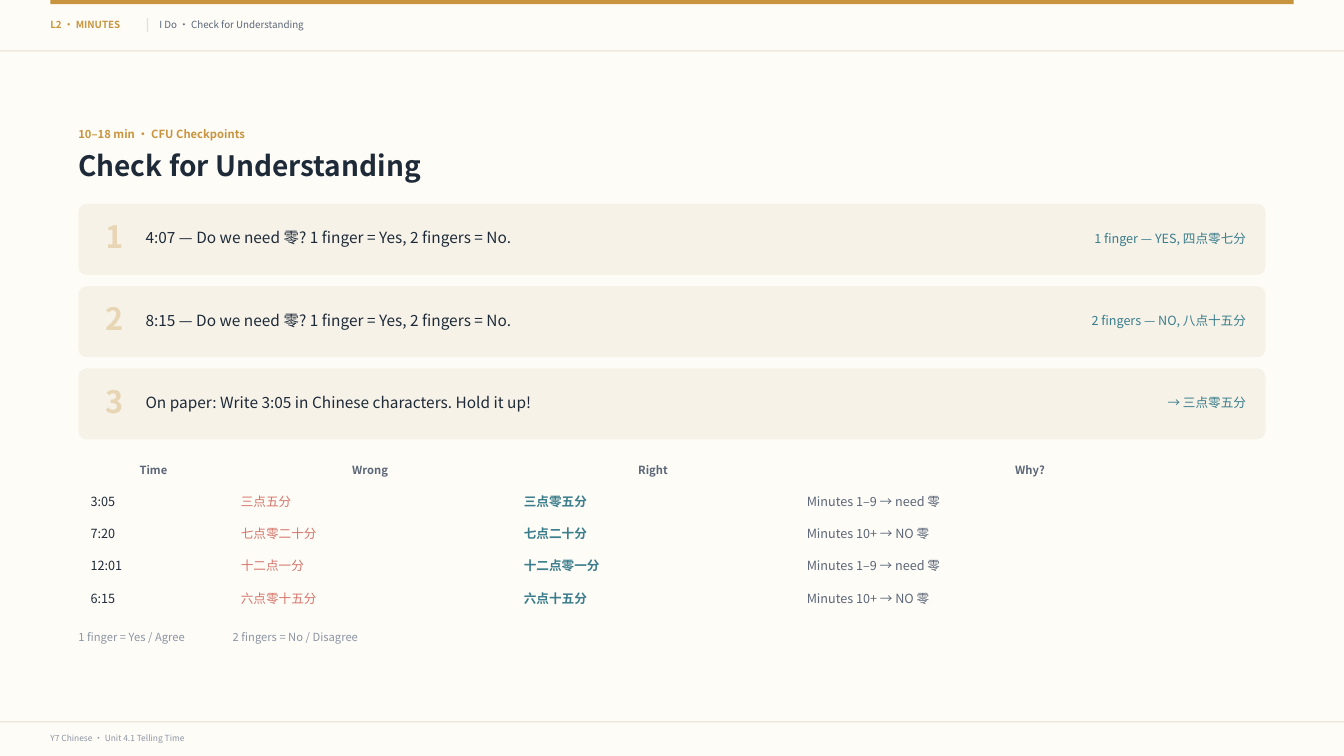
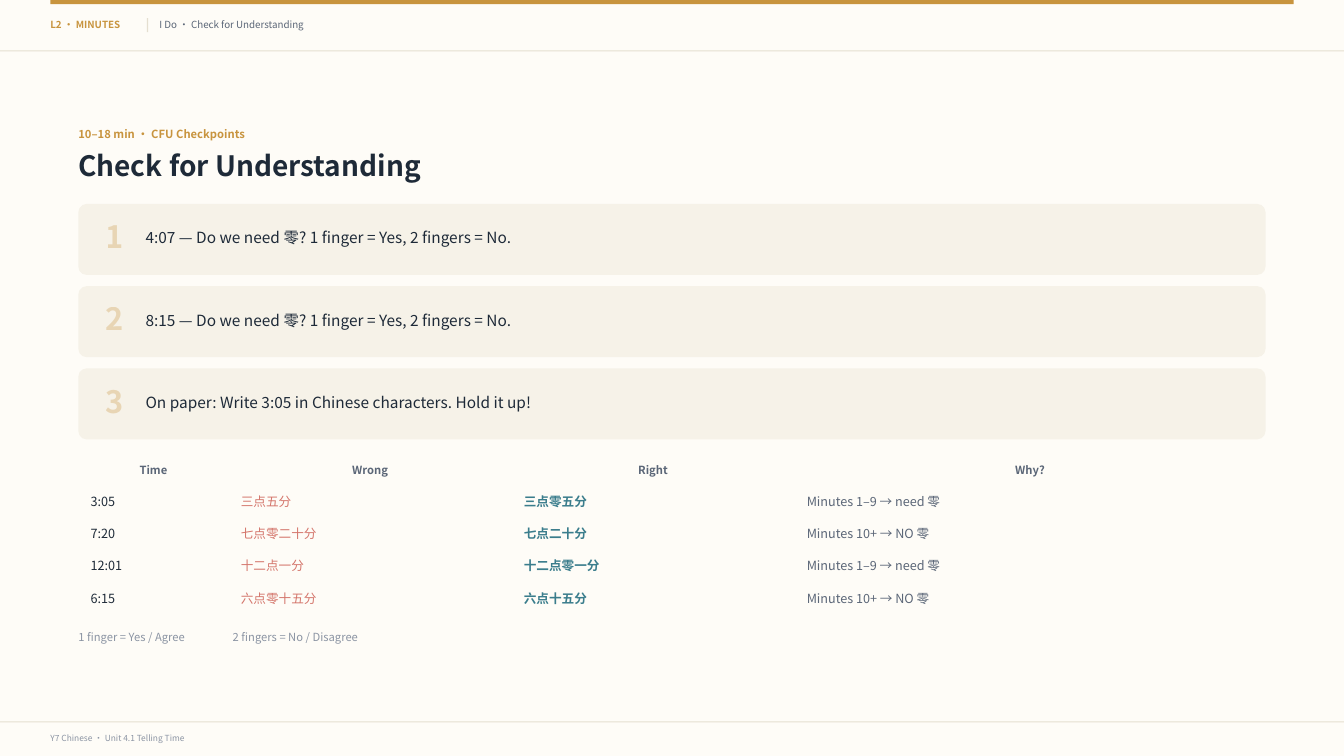
Before and after one commit to luojiahai/deck, a slide deck: slide 7 of index/designs/y7-l10/l2-minutes/l2-minutes.pptx. Drawn at 1344x756 pixels with LibreOffice and Linux fonts; fonts in the diff are those of the drawing. Boxes give left, top, right and bottom in pixels: in the first picture for what was removed or moved away, otherwise in the second. Text is boxed around its words. In the diff, an @@ line names an element or a change of style, - is before the commit and + after.

```diff
--- a/index/designs/y7-l10/l2-minutes/l2-minutes.pptx
+++ b/index/designs/y7-l10/l2-minutes/l2-minutes.pptx
@@ text removed at (1094, 232, 1246, 246) @@
-1 finger — YES, 四点零七分
@@ text removed at (1092, 314, 1246, 328) @@
-2 fingers — NO, 八点十五分
@@ text removed at (1183, 396, 1246, 408) @@
-→ 三点零五分
```
Also in this commit, not shown: 6 other slides changed, 5 slides added, 57 other files.
